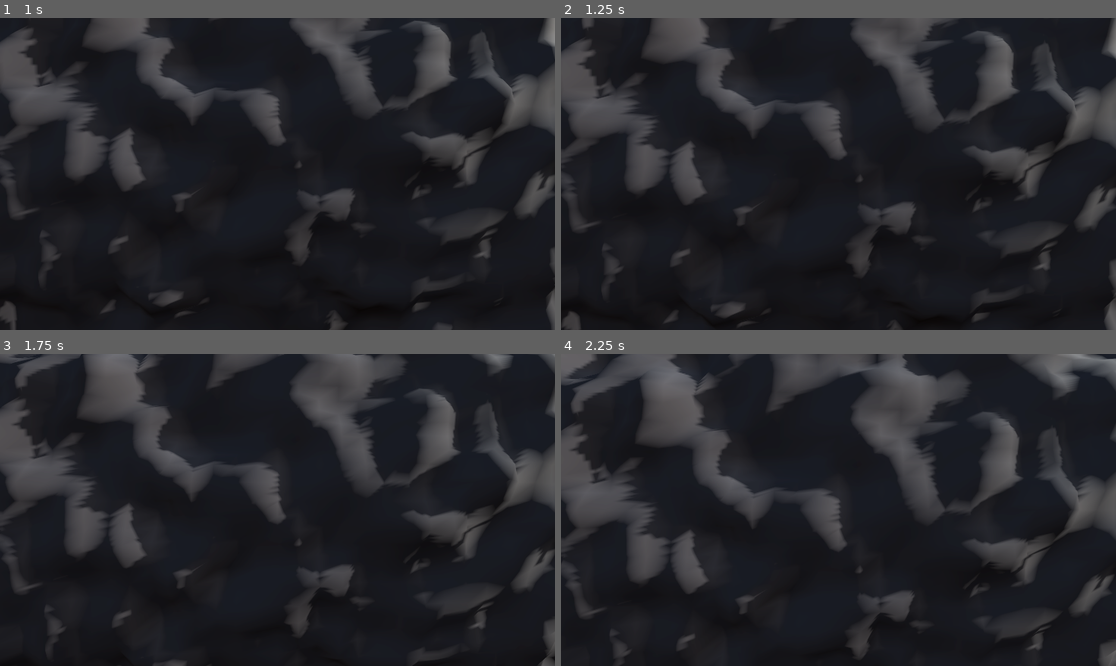
Above: before the commit, frames 1-4 (two rows, left to right).
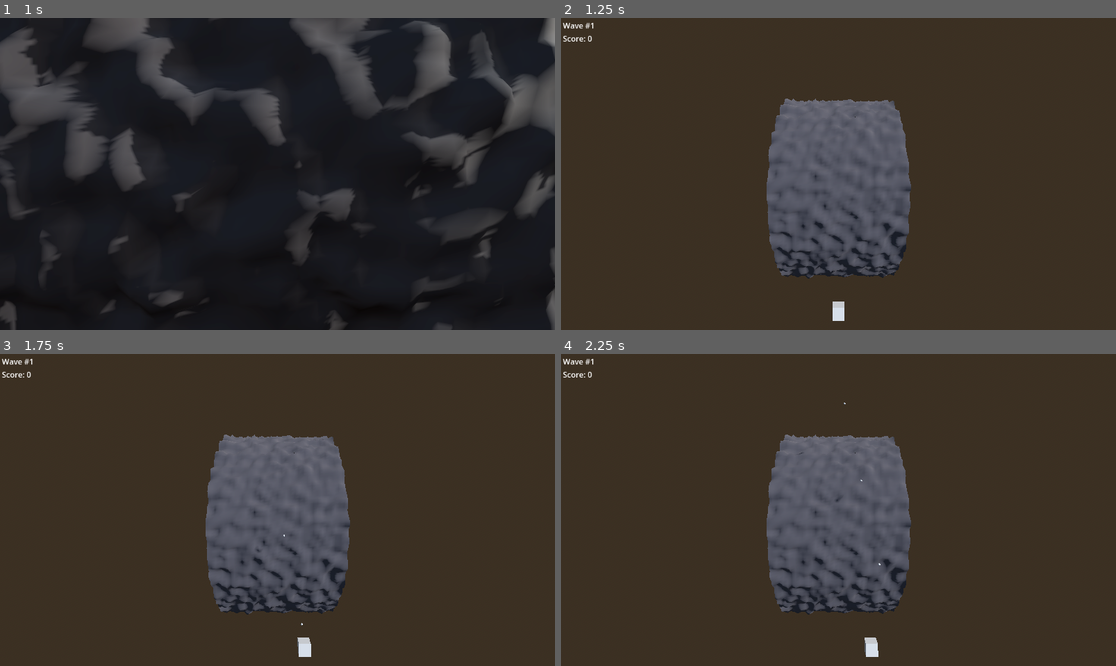
Above: after the commit, the same moments.

Repository: PhoenixDSteele/SpaceGame
Game: Godot game, scene res://scenes/main_menu.tscn
Two runs of this game, one before a commit and one after it. Both use one fixed random seed, a clock stepped at 60 frames per second and the inputs below. Before the commit the project has no main scene; this scene is started directly in both runs.
Inputs:
- Up to frame 1 (1 s): click "Start" at 0.5 s
- Up to frame 2 (1.25 s): no input
- Up to frame 3 (1.75 s): hold D (move_right, bound only after the commit) from 1.28 s (still down); hold Space (shoot, bound only after the commit) from 1.28 s (still down)
- Up to frame 4 (2.25 s): release D (move_right, bound only after the commit) at 2.03 s; release Space (shoot, bound only after the commit) at 2.03 s; hold A (move_left, bound only after the commit) from 2.03 s (still down); tap Space (shoot, bound only after the commit) at 2.1 s

Frame 1 is identical in both runs. In frame 2, 90% of the frame differs, in the area x 0-100%, y 0-100%; in frame 3, 89%; in frame 4, 88%.

Commit message:
waves

Diff:
--- a/core/scene_loader/scene_loader.gd
+++ b/core/scene_loader/scene_loader.gd
@@ -19,13 +19,15 @@
 func to_gameplay_loop() -> void:
 	next_scene = gameplay_loop
 	current_scene = gameplay_loop
-	scene_change()
+	#scene_change()
+	get_tree().change_scene_to_packed(gameplay_loop)
 
 func scene_change() -> void:
 	if timer.is_stopped():
 		load_cover.visible = true
 		Input.mouse_mode = Input.MOUSE_MODE_HIDDEN
 		timer.start(scene_change_duration)
+		timer.paused = false
 	else:
 		return
 
--- a/core/scene_loader/scene_loader.tscn
+++ b/core/scene_loader/scene_loader.tscn
@@ -1,12 +1,14 @@
-[gd_scene load_steps=4 format=3 uid="uid://c1lfmsjvg8cnn"]
+[gd_scene load_steps=5 format=3 uid="uid://c1lfmsjvg8cnn"]
 
 [ext_resource type="Script" path="res://core/scene_loader/scene_loader.gd" id="1_hqn37"]
 [ext_resource type="SystemFont" uid="uid://bswj6ny0fo5nx" path="res://assets/ui/game_font_karenFat.tres" id="2_0nfxq"]
 [ext_resource type="PackedScene" uid="uid://07hyio5gd0ve" path="res://scenes/main_menu.tscn" id="2_cvmfl"]
+[ext_resource type="PackedScene" uid="uid://b18bg8cf5h5yh" path="res://scenes/game.tscn" id="3_ulp4l"]
 
 [node name="SceneLoader" type="Node"]
 script = ExtResource("1_hqn37")
 main_menu = ExtResource("2_cvmfl")
+gameplay_loop = ExtResource("3_ulp4l")
 
 [node name="LoadCover" type="Control" parent="."]
 unique_name_in_owner = true
--- a/project.godot
+++ b/project.godot
@@ -11,6 +11,7 @@
 [application]
 
 config/name="Space Game"
+run/main_scene="res://scenes/main_menu.tscn"
 config/features=PackedStringArray("4.3", "Forward Plus")
 config/icon="res://icon.svg"
 
@@ -22,3 +23,21 @@
 
 AudioManager="*res://core/audio_manager/audio_manager.tscn"
 SceneLoader="*res://core/scene_loader/scene_loader.tscn"
+
+[input]
+
+move_left={
+"deadzone": 0.5,
+"events": [Object(InputEventKey,"resource_local_to_scene":false,"resource_name":"","device":-1,"window_id":0,"alt_pressed":false,"shift_pressed":false,"ctrl_pressed":false,"meta_pressed":false,"pressed":false,"keycode":0,"physical_keycode":65,"key_label":0,"unicode":97,"location":0,"echo":false,"script":null)
+]
+}
+move_right={
+"deadzone": 0.5,
+"events": [Object(InputEventKey,"resource_local_to_scene":false,"resource_name":"","device":-1,"window_id":0,"alt_pressed":false,"shift_pressed":false,"ctrl_pressed":false,"meta_pressed":false,"pressed":false,"keycode":0,"physical_keycode":68,"key_label":0,"unicode":100,"location":0,"echo":false,"script":null)
+]
+}
+shoot={
+"deadzone": 0.5,
+"events": [Object(InputEventKey,"resource_local_to_scene":false,"resource_name":"","device":-1,"window_id":0,"alt_pressed":false,"shift_pressed":false,"ctrl_pressed":false,"meta_pressed":false,"pressed":false,"keycode":0,"physical_keycode":32,"key_label":0,"unicode":32,"location":0,"echo":false,"script":null)
+]
+}
--- a/game.tscn
+++ b/scenes/game.tscn
@@ -1,12 +1,13 @@
-[gd_scene load_steps=15 format=3 uid="uid://b18bg8cf5h5yh"]
-
-[ext_resource type="PackedScene" uid="uid://cr7a4kxegodb6" path="res://entities/player_ship/player_ship.tscn" id="2_ghh2v"]
-[ext_resource type="Script" path="res://scripts/spawn_path.gd" id="2_rq40f"]
-[ext_resource type="Script" path="res://scripts/wave_spawner.gd" id="3_6gmqk"]
-[ext_resource type="PackedScene" uid="uid://kq0fr5sniqe4" path="res://entities/enemy_ship/enemy_ship.tscn" id="4_mqimk"]
-[ext_resource type="Script" path="res://scripts/formation.gd" id="5_io1ng"]
-[ext_resource type="Script" path="res://scripts/enemy_position.gd" id="6_vtjwi"]
-[ext_resource type="Script" path="res://wave_label.gd" id="7_8igea"]
+[gd_scene load_steps=16 format=3 uid="uid://b18bg8cf5h5yh"]
+
+[ext_resource type="Script" path="res://scripts/enemy_waves/spawn_path.gd" id="1_h418x"]
+[ext_resource type="PackedScene" uid="uid://cr7a4kxegodb6" path="res://entities/player_ship/player_ship.tscn" id="2_os528"]
+[ext_resource type="Script" path="res://scripts/enemy_waves/wave_spawner.gd" id="3_xynl8"]
+[ext_resource type="PackedScene" uid="uid://kq0fr5sniqe4" path="res://entities/enemy_ship/enemy_ship.tscn" id="4_yl81q"]
+[ext_resource type="Script" path="res://scripts/enemy_waves/formation.gd" id="5_a4ugm"]
+[ext_resource type="Script" path="res://scripts/enemy_waves/enemy_position.gd" id="6_xr7q1"]
+[ext_resource type="Script" path="res://wave_label.gd" id="7_jdmqy"]
+[ext_resource type="PackedScene" uid="uid://craeh6ygtymjq" path="res://assets/models/floor/moon_ground.glb" id="8_4y1pt"]
 
 [sub_resource type="ProceduralSkyMaterial" id="ProceduralSkyMaterial_80nbo"]
 sky_horizon_color = Color(0.662243, 0.671743, 0.686743, 1)
@@ -65,213 +66,213 @@
 
 [node name="InRouteBottomLeft" type="Path3D" parent="."]
 curve = SubResource("Curve3D_mwb40")
-script = ExtResource("2_rq40f")
+script = ExtResource("1_h418x")
 
 [node name="InRouteBottomRight" type="Path3D" parent="."]
 curve = SubResource("Curve3D_u18c4")
-script = ExtResource("2_rq40f")
+script = ExtResource("1_h418x")
 
 [node name="InRouteLeftSide" type="Path3D" parent="."]
 curve = SubResource("Curve3D_qns2b")
-script = ExtResource("2_rq40f")
+script = ExtResource("1_h418x")
 
 [node name="InRouteRightSide" type="Path3D" parent="."]
 curve = SubResource("Curve3D_brav8")
-script = ExtResource("2_rq40f")
-
-[node name="PlayerShip" parent="." instance=ExtResource("2_ghh2v")]
+script = ExtResource("1_h418x")
+
+[node name="PlayerShip" parent="." instance=ExtResource("2_os528")]
 left_bound = -6.0
 right_bound = 6.0
 
 [node name="WaveSpawner" type="Node" parent="." node_paths=PackedStringArray("formation_order", "left_paths", "right_paths")]
-script = ExtResource("3_6gmqk")
-enemy_ship = ExtResource("4_mqimk")
+script = ExtResource("3_xynl8")
+enemy_ship = ExtResource("4_yl81q")
 formation_order = [NodePath("Formation1"), NodePath("Formation2")]
 left_paths = [NodePath("../InRouteBottomLeft"), NodePath("../InRouteLeftSide")]
 right_paths = [NodePath("../InRouteBottomRight"), NodePath("../InRouteRightSide")]
 
 [node name="Formation1" type="Node3D" parent="WaveSpawner"]
 transform = Transform3D(-4.37114e-08, 0, 1, 0, 1, 0, -1, 0, -4.37114e-08, 0, 0, -22.5)
-script = ExtResource("5_io1ng")
+script = ExtResource("5_a4ugm")
 
 [node name="EnemyPosition3" type="Marker3D" parent="WaveSpawner/Formation1"]
 transform = Transform3D(-4.37114e-08, 0, 1, 0, 1, 0, -1, 0, -4.37114e-08, -1, 0, -5.5)
-script = ExtResource("6_vtjwi")
+script = ExtResource("6_xr7q1")
 
 [node name="EnemyPosition4" type="Marker3D" parent="WaveSpawner/Formation1"]
 transform = Transform3D(-4.37114e-08, 0, 1, 0, 1, 0, -1, 0, -4.37114e-08, 0.5, 0, -5.5)
-script = ExtResource("6_vtjwi")
+script = ExtResource("6_xr7q1")
 
 [node name="EnemyPosition15" type="Marker3D" parent="WaveSpawner/Formation1"]
 transform = Transform3D(-4.37114e-08, 0, 1, 0, 1, 0, -1, 0, -4.37114e-08, -1, 0, -5.5)
-script = ExtResource("6_vtjwi")
+script = ExtResource("6_xr7q1")
 
 [node name="EnemyPosition16" type="Marker3D" parent="WaveSpawner/Formation1"]
 transform = Transform3D(-4.37114e-08, 0, 1, 0, 1, 0, -1, 0, -4.37114e-08, 0.5, 0, -5.5)
-script = ExtResource("6_vtjwi")
+script = ExtResource("6_xr7q1")
 
 [node name="EnemyPosition5" type="Marker3D" parent="WaveSpawner/Formation1"]
 transform = Transform3D(-4.37114e-08, 0, 1, 0, 1, 0, -1, 0, -4.37114e-08, -1, 0, -4)
-script = ExtResource("6_vtjwi")
+script = ExtResource("6_xr7q1")
 formation_row = 1
 
 [node name="EnemyPosition6" type="Marker3D" parent="WaveSpawner/Formation1"]
 transform = Transform3D(-4.37114e-08, 0, 1, 0, 1, 0, -1, 0, -4.37114e-08, 0.5, 0, -4)
-script = ExtResource("6_vtjwi")
+script = ExtResource("6_xr7q1")
 formation_row = 1
 
 [node name="EnemyPosition7" type="Marker3D" parent="WaveSpawner/Formation1"]
 transform = Transform3D(-4.37114e-08, 0, 1, 0, 1, 0, -1, 0, -4.37114e-08, -1, 0, -2.5)
-script = ExtResource("6_vtjwi")
+script = ExtResource("6_xr7q1")
 formation_row = 2
 
 [node name="EnemyPosition8" type="Marker3D" parent="WaveSpawner/Formation1"]
 transform = Transform3D(-4.37114e-08, 0, 1, 0, 1, 0, -1, 0, -4.37114e-08, 0.5, 0, -2.5)
-script = ExtResource("6_vtjwi")
+script = ExtResource("6_xr7q1")
 formation_row = 2
 
 [node name="EnemyPosition17" type="Marker3D" parent="WaveSpawner/Formation1"]
 transform = Transform3D(-4.37114e-08, 0, 1, 0, 1, 0, -1, 0, -4.37114e-08, -1, 0, -1)
-script = ExtResource("6_vtjwi")
+script = ExtResource("6_xr7q1")
 formation_row = 3
 
 [node name="EnemyPosition18" type="Marker3D" parent="WaveSpawner/Formation1"]
 transform = Transform3D(-4.37114e-08, 0, 1, 0, 1, 0, -1, 0, -4.37114e-08, 0.5, 0, -1)
-script = ExtResource("6_vtjwi")
+script = ExtResource("6_xr7q1")
 formation_row = 3
 
 [node name="EnemyPosition9" type="Marker3D" parent="WaveSpawner/Formation1"]
 transform = Transform3D(-4.37114e-08, 0, 1, 0, 1, 0, -1, 0, -4.37114e-08, -1, 0, 2.5)
-script = ExtResource("6_vtjwi")
+script = ExtResource("6_xr7q1")
 side = 1
 formation_row = 2
 
 [node name="EnemyPosition10" type="Marker3D" parent="WaveSpawner/Formation1"]
 transform = Transform3D(-4.37114e-08, 0, 1, 0, 1, 0, -1, 0, -4.37114e-08, 0.5, 0, 2.5)
-script = ExtResource("6_vtjwi")
+script = ExtResource("6_xr7q1")
 side = 1
 formation_row = 2
 
 [node name="EnemyPosition19" type="Marker3D" parent="WaveSpawner/Formation1"]
 transform = Transform3D(-4.37114e-08, 0, 1, 0, 1, 0, -1, 0, -4.37114e-08, -1, 0, 1)
-script = ExtResource("6_vtjwi")
+script = ExtResource("6_xr7q1")
 side = 1
 formation_row = 3
 
 [node name="EnemyPosition20" type="Marker3D" parent="WaveSpawner/Formation1"]
 transform = Transform3D(-4.37114e-08, 0, 1, 0, 1, 0, -1, 0, -4.37114e-08, 0.5, 0, 1)
-script = ExtResource("6_vtjwi")
+script = ExtResource("6_xr7q1")
 side = 1
 formation_row = 3
 
 [node name="EnemyPosition11" type="Marker3D" parent="WaveSpawner/Formation1"]
 transform = Transform3D(-4.37114e-08, 0, 1, 0, 1, 0, -1, 0, -4.37114e-08, -1, 0, 4)
-script = ExtResource("6_vtjwi")
+script = ExtResource("6_xr7q1")
 side = 1
 formation_row = 1
 
 [node name="EnemyPosition12" type="Marker3D" parent="WaveSpawner/Formation1"]
 transform = Transform3D(-4.37114e-08, 0, 1, 0, 1, 0, -1, 0, -4.37114e-08, 0.5, 0, 4)
-script = ExtResource("6_vtjwi")
+script = ExtResource("6_xr7q1")
 side = 1
 formation_row = 1
 
 [node name="EnemyPosition13" type="Marker3D" parent="WaveSpawner/Formation1"]
 transform = Transform3D(-4.37114e-08, 0, 1, 0, 1, 0, -1, 0, -4.37114e-08, -1, 0, 5.5)
-script = ExtResource("6_vtjwi")
+script = ExtResource("6_xr7q1")
 side = 1
 
 [node name="EnemyPosition14" type="Marker3D" parent="WaveSpawner/Formation1"]
 transform = Transform3D(-4.37114e-08, 0, 1, 0, 1, 0, -1, 0, -4.37114e-08, 0.5, 0, 5.5)
-script = ExtResource("6_vtjwi")
+script = ExtResource("6_xr7q1")
 side = 1
 
 [node name="Formation2" type="Node3D" parent="WaveSpawner"]
 transform = Transform3D(-4.37114e-08, 0, 1, 0, 1, 0, -1, 0, -4.37114e-08, 5.24537e-08, 0, -19.3)
-script = ExtResource("5_io1ng")
+script = ExtResource("5_a4ugm")
 
 [node name="EnemyPosition3" type="Marker3D" parent="WaveSpawner/Formation2"]
 transform = Transform3D(-4.37114e-08, 0, 1, 0, 1, 0, -1, 0, -4.37114e-08, -0.799999, 0, -5.5)
-script = ExtResource("6_vtjwi")
+script = ExtResource("6_xr7q1")
 
 [node name="EnemyPosition4" type="Marker3D" parent="WaveSpawner/Formation2"]
 transform = Transform3D(-4.37114e-08, 0, 1, 0, 1, 0, -1, 0, -4.37114e-08, 0.700001, 0, -5.5)
-script = ExtResource("6_vtjwi")
+script = ExtResource("6_xr7q1")
 
 [node name="EnemyPosition5" type="Marker3D" parent="WaveSpawner/Formation2"]
 transform = Transform3D(-4.37114e-08, 0, 1, 0, 1, 0, -1, 0, -4.37114e-08, -0.799999, 0, -4)
-script = ExtResource("6_vtjwi")
+script = ExtResource("6_xr7q1")
 formation_row = 1
 
 [node name="EnemyPosition6" type="Marker3D" parent="WaveSpawner/Formation2"]
 transform = Transform3D(-4.37114e-08, 0, 1, 0, 1, 0, -1, 0, -4.37114e-08, 0.700001, 0, -4)
-script = ExtResource("6_vtjwi")
+script = ExtResource("6_xr7q1")
 formation_row = 1
 
 [node name="EnemyPosition7" type="Marker3D" parent="WaveSpawner/Formation2"]
 transform = Transform3D(-4.37114e-08, 0, 1, 0, 1, 0, -1, 0, -4.37114e-08, -0.799999, 0, -2.5)
-script = ExtResource("6_vtjwi")
+script = ExtResource("6_xr7q1")
 formation_row = 2
 
 [node name="EnemyPosition8" type="Marker3D" parent="WaveSpawner/Formation2"]
 transform = Transform3D(-4.37114e-08, 0, 1, 0, 1, 0, -1, 0, -4.37114e-08, 0.700001, 0, -2.5)
-script = ExtResource("6_vtjwi")
+script = ExtResource("6_xr7q1")
 formation_row = 2
 
 [node name="EnemyPosition15" type="Marker3D" parent="WaveSpawner/Formation2"]
 transform = Transform3D(-4.37114e-08, 0, 1, 0, 1, 0, -1, 0, -4.37114e-08, -0.799999, 0, -1)
-script = ExtResource("6_vtjwi")
+script = ExtResource("6_xr7q1")
 formation_row = 3
 
 [node name="EnemyPosition16" type="Marker3D" parent="WaveSpawner/Formation2"]
 transform = Transform3D(-4.37114e-08, 0, 1, 0, 1, 0, -1, 0, -4.37114e-08, 0.700001, 0, -1)
-script = ExtResource("6_vtjwi")
+script = ExtResource("6_xr7q1")
 formation_row = 3
 
 [node name="EnemyPosition9" type="Marker3D" parent="WaveSpawner/Formation2"]
 transform = Transform3D(-4.37114e-08, 0, 1, 0, 1, 0, -1, 0, -4.37114e-08, -0.799999, 0, 2.5)
-script = ExtResource("6_vtjwi")
+script = ExtResource("6_xr7q1")
 side = 1
 formation_row = 2
 
 [node name="EnemyPosition10" type="Marker3D" parent="WaveSpawner/Formation2"]
 transform = Transform3D(-4.37114e-08, 0, 1, 0, 1, 0, -1, 0, -4.37114e-08, 0.700001, 0, 2.5)
-script = ExtResource("6_vtjwi")
+script = ExtResource("6_xr7q1")
 side = 1
 formation_row = 2
 
 [node name="EnemyPosition17" type="Marker3D" parent="WaveSpawner/Formation2"]
 transform = Transform3D(-4.37114e-08, 0, 1, 0, 1, 0, -1, 0, -4.37114e-08, -0.799999, 0, 1)
-script = ExtResource("6_vtjwi")
+script = ExtResource("6_xr7q1")
 side = 1
 formation_row = 3
 
 [node name="EnemyPosition18" type="Marker3D" parent="WaveSpawner/Formation2"]
 transform = Transform3D(-4.37114e-08, 0, 1, 0, 1, 0, -1, 0, -4.37114e-08, 0.700001, 0, 1)
-script = ExtResource("6_vtjwi")
+script = ExtResource("6_xr7q1")
 side = 1
 formation_row = 3
 
 [node name="EnemyPosition11" type="Marker3D" parent="WaveSpawner/Formation2"]
 transform = Transform3D(-4.37114e-08, 0, 1, 0, 1, 0, -1, 0, -4.37114e-08, -0.799999, 0, 4)
-script = ExtResource("6_vtjwi")
+script = ExtResource("6_xr7q1")
 side = 1
 formation_row = 1
 
 [node name="EnemyPosition12" type="Marker3D" parent="WaveSpawner/Formation2"]
 transform = Transform3D(-4.37114e-08, 0, 1, 0, 1, 0, -1, 0, -4.37114e-08, 0.700001, 0, 4)
-script = ExtResource("6_vtjwi")
+script = ExtResource("6_xr7q1")
 side = 1
 formation_row = 1
 
 [node name="EnemyPosition13" type="Marker3D" parent="WaveSpawner/Formation2"]
 transform = Transform3D(-4.37114e-08, 0, 1, 0, 1, 0, -1, 0, -4.37114e-08, -0.799999, 0, 5.5)
-script = ExtResource("6_vtjwi")
+script = ExtResource("6_xr7q1")
 side = 1
 
 [node name="EnemyPosition14" type="Marker3D" parent="WaveSpawner/Formation2"]
 transform = Transform3D(-4.37114e-08, 0, 1, 0, 1, 0, -1, 0, -4.37114e-08, 0.700001, 0, 5.5)
-script = ExtResource("6_vtjwi")
+script = ExtResource("6_xr7q1")
 side = 1
 
 [node name="UI" type="CanvasLayer" parent="."]
@@ -285,12 +286,21 @@
 [node name="WaveLabel" type="Label" parent="UI/VBoxContainer"]
 layout_mode = 2
 text = "Wave #-1"
-script = ExtResource("7_8igea")
+script = ExtResource("7_jdmqy")
 
 [node name="ScoreLabel" type="Label" parent="UI/VBoxContainer"]
 layout_mode = 2
 text = "Score: 0"
 
+[node name="moon_ground" parent="." instance=ExtResource("8_4y1pt")]
+transform = Transform3D(2, 0, 0, 0, 2, 0, 0, 0, 2, 0, 1.42594, -11.1928)
+
+[node name="Cylinder" parent="moon_ground" index="0"]
+transform = Transform3D(7.15256e-07, -2, 0, 2, 7.15256e-07, 0, 0, 0, 2, -2.93493e-06, -8.20665, 0)
+sorting_use_aabb_center = false
+
 [connection signal="new_wave" from="WaveSpawner" to="UI/VBoxContainer/WaveLabel" method="_on_new_wave"]
 [connection signal="formation_eliminated" from="WaveSpawner/Formation1" to="WaveSpawner" method="_on_formation_eliminated"]
 [connection signal="formation_eliminated" from="WaveSpawner/Formation2" to="WaveSpawner" method="_on_formation_eliminated"]
+
+[editable path="moon_ground"]
--- a/scripts/main_menu/main_menu.gd
+++ b/scripts/main_menu/main_menu.gd
@@ -18,6 +18,8 @@
 	clicked.play()
 	await get_tree().create_timer(0.5).timeout
 	print("GO TO GAME")
+	SceneLoader.to_gameplay_loop()
+	#get_tree().change_scene_to_packed()
 
 func exit_button_clicked() -> void:
 	button_start.visible = false
Renamed: scripts/enemy_position.gd -> scripts/enemy_waves/enemy_position.gd
Renamed: scripts/formation.gd -> scripts/enemy_waves/formation.gd
Renamed: scripts/spawn_path.gd -> scripts/enemy_waves/spawn_path.gd
Renamed: scripts/wave_spawner.gd -> scripts/enemy_waves/wave_spawner.gd
